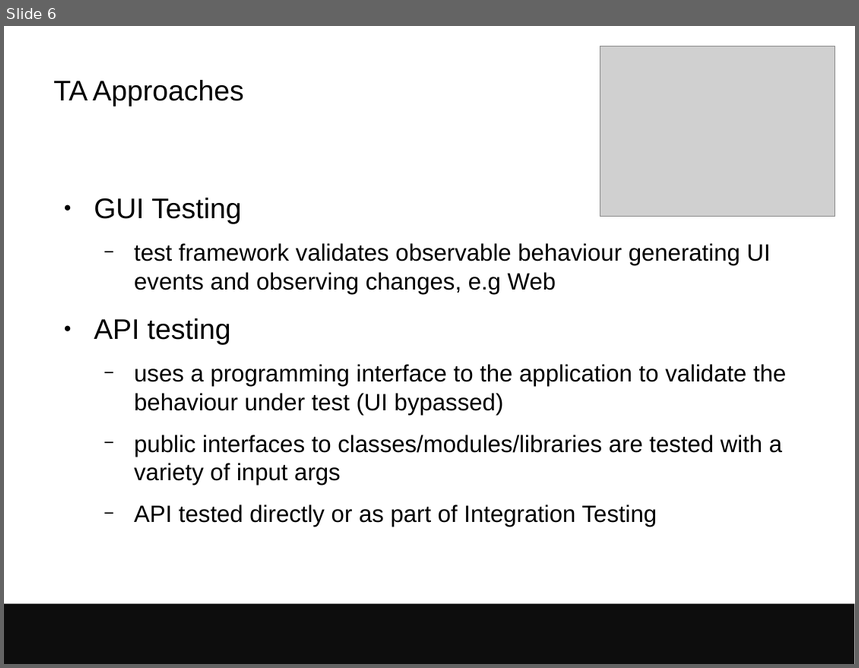
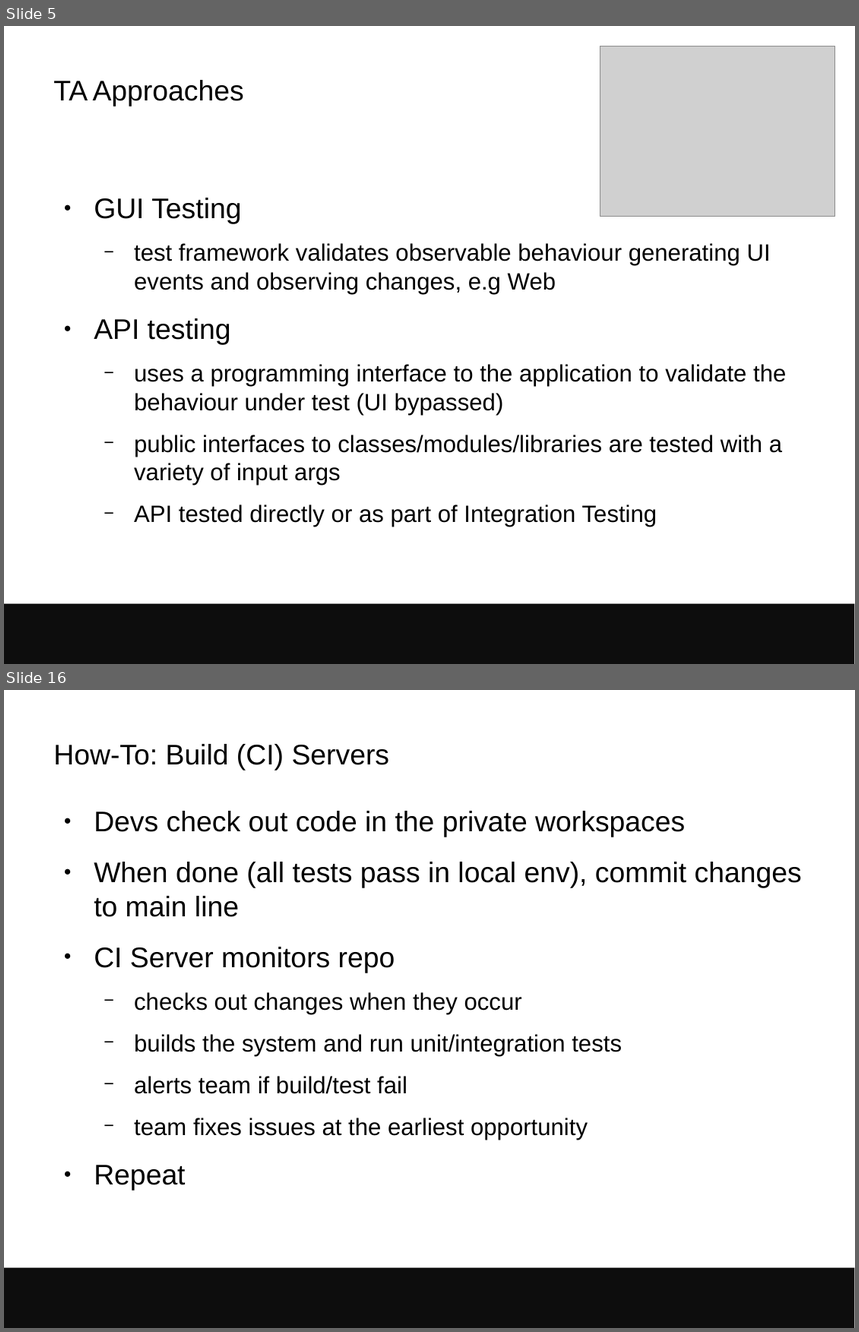
Before and after one commit to avullo/presentations, a slide deck: 2017/data-review-12-17/talk.odp. Shown one above the other, each under a label of ours: slide 6 before the commit, slides 5 and 16 after it; the slides between them are not shown. The pictures are 859x668 and 859x1332 pixels, drawn with LibreOffice and Linux fonts; fonts in the diff are those of the drawing; grey boxes stand for pictures; background and template pictures are left out. Boxes give left, top, right and bottom in pixels: in the first picture for what was removed or moved away, otherwise in the second. Text is boxed around its words. In the diff, an @@ line names an element or a change of style, - is before the commit and + after.

```diff
--- a/2017/data-review-12-17/talk.odp
+++ b/2017/data-review-12-17/talk.odp
@@ slide 16 added at (4, 690, 855, 1328), background #FFFFFF; not listed: 1 template element that a slide beside it also shows @@
@@ title added at (53, 744, 390, 771), 24 pt, text #000000 @@
+How-To: Build (CI) Servers
@@ text added at (94, 811, 802, 1191), 20 pt, text #000000 @@
+● Devs check out code in the private workspaces
+● When done (all tests pass in local env), commit changes to main line
+● CI Server monitors repo
+  − checks out changes when they occur
+  − builds the system and run unit/integration tests
+  − alerts team if build/test fail
+  − team fixes issues at the earliest opportunity
+● Repeat
@@ what was slide 6 is now slide 5 @@
```
Also in this commit, not shown: 1 slide changed, 15 other slides added, 1 slide removed, 9 other files.
